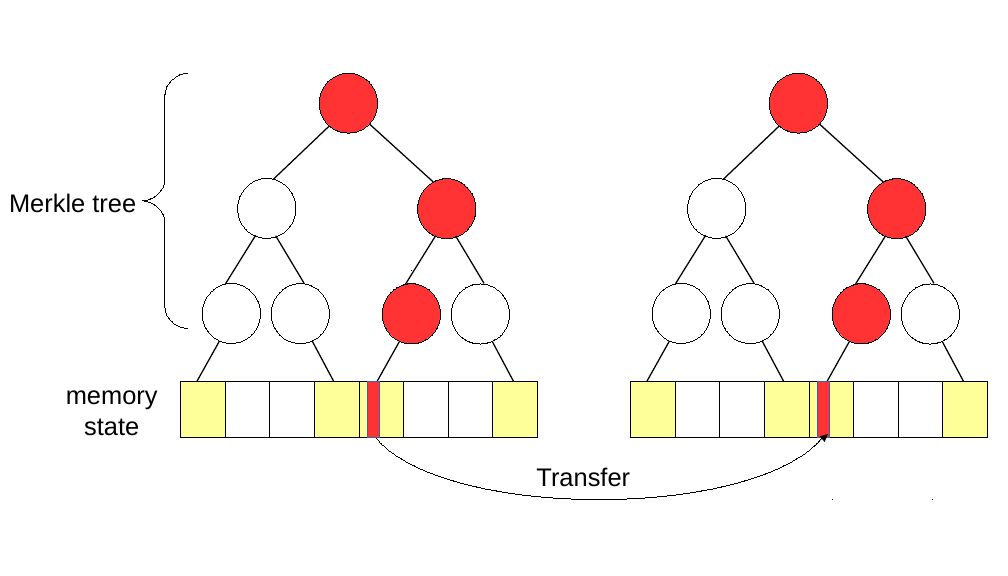
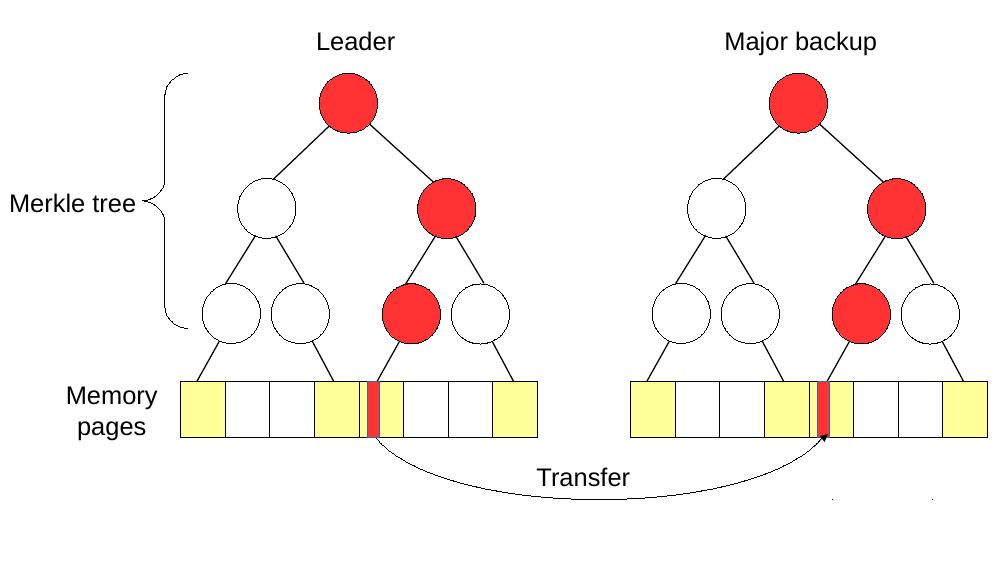
Before and after one commit to hemingcui/grf2017, a slide deck: slide 1 of figures/tree.odp. Drawn at 1008x576 pixels with LibreOffice and Linux fonts; fonts in the diff are those of the drawing. Boxes give left, top, right and bottom in pixels: in the first picture for what was removed or moved away, otherwise in the second. Text is boxed around its words. In the diff, an @@ line names an element or a change of style, - is before the commit and + after.

```diff
--- a/figures/tree.odp
+++ b/figures/tree.odp
@@ text added at (316,31,395,51), 20 pt, text #000000 @@
+Leader
@@ text added at (724,31,877,55), 20 pt, text #000000 @@
+Major backup
@@ text at (66,386,158,440): text changed @@
-memory state
+Memory
+pages
```
Also in this commit, not shown: 3 other files.
